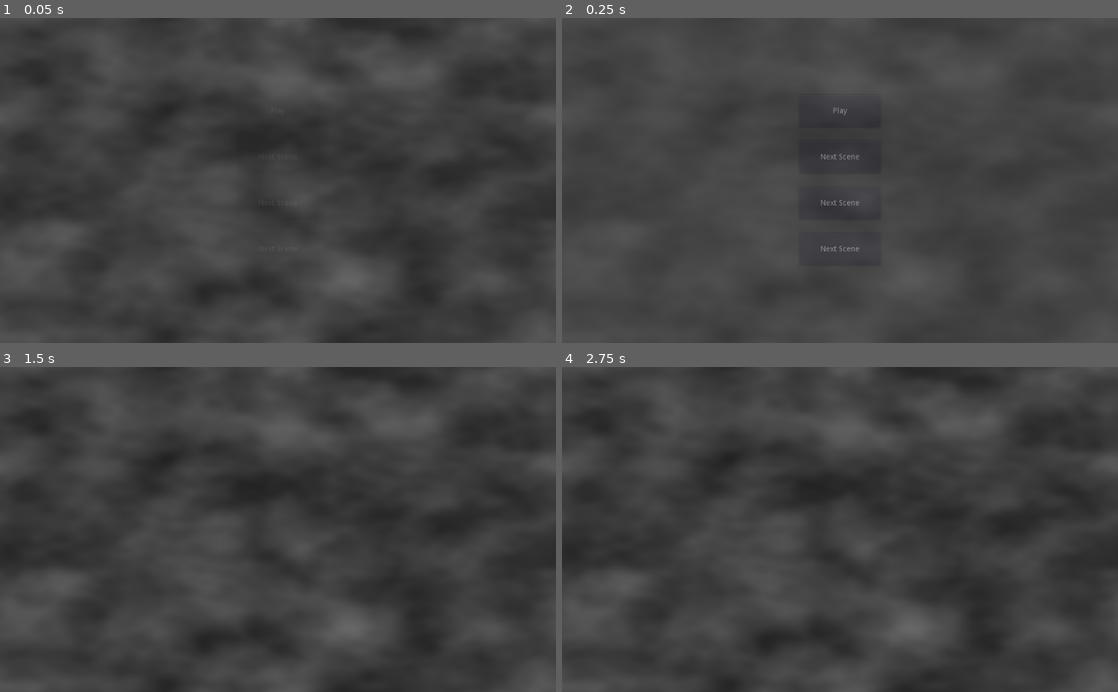
Above: before the commit, frames 1-4 (two rows, left to right).
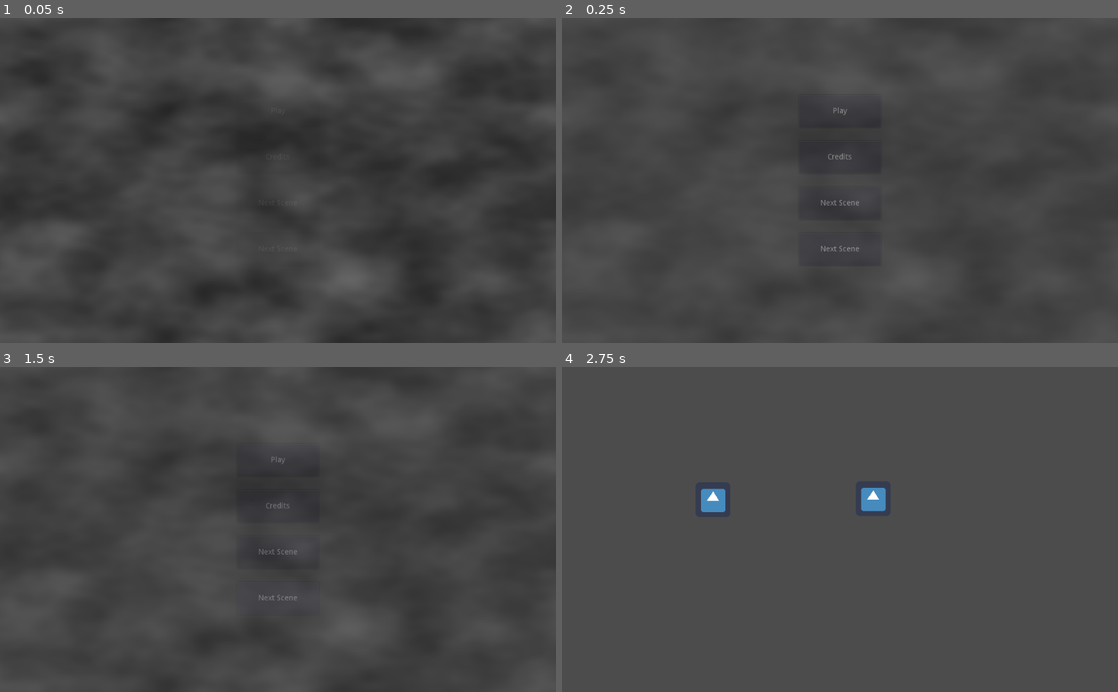
Above: after the commit, the same moments.

Repository: smclaughlan/GWJ52
Game: Godot game, scene res://Main.tscn
The game is run twice, just before and just after one commit, with the same random seed, the same clock (stepped at 60 frames per second) and the same inputs. The engine's default icon, where the game draws it, is replaced by a stand-in: a white triangle on a blue panel in a dark square.
Inputs (mouse positions are in pixels of both pictures, inside the frame that each line leads up to):
- Up to frame 1 (0.05 s): no input
- Up to frame 2 (0.25 s): no input
- Up to frame 3 (1.5 s): click "Next Scene" (after the commit: "Credits") at 0.5 s; click (278, 588) at 1.25 s, where only the run after the commit has a clickable "Main Menu"
- Up to frame 4 (2.75 s): click (840, 461) at 2 s, where only the run after the commit has a clickable "Play"

The runs differ from the first frame. In frame 2, less than 0.1% of the frame differs, in the area x 46-54%, y 41-44%; in frame 3, 0.1%; in frame 4, 17%, in the area x 0-100%, y 0-100%.

Commit message:
added credits scene

Diff:
--- /dev/null
+++ b/GodotProject/Cutscenes/EndScreens/Credits.tscn
@@ -0,0 +1,106 @@
+[gd_scene load_steps=2 format=2]
+
+[ext_resource path="res://_common/GUI/SceneChangeButton.tscn" type="PackedScene" id=1]
+
+[node name="Credits" type="Control"]
+anchor_right = 1.0
+anchor_bottom = 1.0
+
+[node name="CenterContainer" type="CenterContainer" parent="."]
+anchor_right = 1.0
+anchor_bottom = 1.0
+
+[node name="VBoxContainer" type="VBoxContainer" parent="CenterContainer"]
+margin_left = 437.0
+margin_top = 162.0
+margin_right = 587.0
+margin_bottom = 438.0
+alignment = 1
+
+[node name="Contributor1" type="Label" parent="CenterContainer/VBoxContainer"]
+margin_right = 150.0
+margin_bottom = 14.0
+text = "Chungle Down Bim"
+align = 1
+
+[node name="Contributor2" type="Label" parent="CenterContainer/VBoxContainer"]
+margin_top = 18.0
+margin_right = 150.0
+margin_bottom = 32.0
+text = "Plexsoup"
+align = 1
+
+[node name="Contributor3" type="Label" parent="CenterContainer/VBoxContainer"]
+margin_top = 36.0
+margin_right = 150.0
+margin_bottom = 50.0
+text = "ThereIsNoJustice"
+align = 1
+
+[node name="Contributor4" type="Label" parent="CenterContainer/VBoxContainer"]
+margin_top = 54.0
+margin_right = 150.0
+margin_bottom = 68.0
+text = "B1SMRK"
+align = 1
+
+[node name="Contributor5" type="Label" parent="CenterContainer/VBoxContainer"]
+margin_top = 72.0
+margin_right = 150.0
+margin_bottom = 86.0
+text = "Xaeinovis"
+align = 1
+
+[node name="Contributor6" type="Label" parent="CenterContainer/VBoxContainer"]
+margin_top = 90.0
+margin_right = 150.0
+margin_bottom = 104.0
+text = "Jackson Channel 5"
+align = 1
+
+[node name="Contributor7" type="Label" parent="CenterContainer/VBoxContainer"]
+margin_top = 108.0
+margin_right = 150.0
+margin_bottom = 122.0
+text = "Mikuls Lucky"
+align = 1
+
+[node name="Contributor8" type="Label" parent="CenterContainer/VBoxContainer"]
+margin_top = 126.0
+margin_right = 150.0
+margin_bottom = 140.0
+text = "Pitquid"
+align = 1
+
+[node name="Contributor9" type="Label" parent="CenterContainer/VBoxContainer"]
+margin_top = 144.0
+margin_right = 150.0
+margin_bottom = 158.0
+text = "rcbit"
+align = 1
+
+[node name="Contributor10" type="Label" parent="CenterContainer/VBoxContainer"]
+margin_top = 162.0
+margin_right = 150.0
+margin_bottom = 176.0
+text = "Suricato Guerrilheiro"
+align = 1
+
+[node name="Contributor11" type="Label" parent="CenterContainer/VBoxContainer"]
+margin_top = 180.0
+margin_right = 150.0
+margin_bottom = 194.0
+align = 1
+
+[node name="Contributor12" type="Label" parent="CenterContainer/VBoxContainer"]
+margin_top = 198.0
+margin_right = 150.0
+margin_bottom = 212.0
+align = 1
+
+[node name="SceneChangeButton" parent="CenterContainer/VBoxContainer" instance=ExtResource( 1 )]
+margin_top = 216.0
+margin_right = 150.0
+margin_bottom = 276.0
+text = "Main Menu"
+return_to_main = true
--- a/GodotProject/Main.gd
+++ b/GodotProject/Main.gd
@@ -50,6 +50,8 @@
 	fade(Color(.5,.5,.5,0), fadeDuration)
 
 
+func return_to_main():
+	change_scene(first_scene)
 
 func _on_scene_change_requested(new_scene : PackedScene):
 	change_scene(new_scene)
--- a/GodotProject/Scenes/GUI/Menus/MainMenu.tscn
+++ b/GodotProject/Scenes/GUI/Menus/MainMenu.tscn
@@ -1,7 +1,8 @@
-[gd_scene load_steps=3 format=2]
+[gd_scene load_steps=4 format=2]
 
 [ext_resource path="res://_common/GUI/SceneChangeButton.tscn" type="PackedScene" id=1]
 [ext_resource path="res://Scenes/Battle/Battle.tscn" type="PackedScene" id=2]
+[ext_resource path="res://Cutscenes/EndScreens/Credits.tscn" type="PackedScene" id=3]
 
 [node name="MainMenu" type="Control"]
 anchor_right = 1.0
@@ -51,7 +52,8 @@
 margin_right = 587.0
 margin_bottom = 185.0
 size_flags_horizontal = 6
-text = "Next Scene"
+text = "Credits"
+target_scene = ExtResource( 3 )
 
 [node name="SceneChangeButton3" parent="MarginContainer/VBoxContainer/Body" instance=ExtResource( 1 )]
 margin_left = 437.0
--- a/GodotProject/_common/GUI/SceneChangeButton.gd
+++ b/GodotProject/_common/GUI/SceneChangeButton.gd
@@ -1,6 +1,7 @@
 extends Button
 export var target_scene : PackedScene
-export var foo : int
+
+export var return_to_main : bool = false
 
 signal new_scene_requested()
 
@@ -19,4 +20,7 @@
 
 
 func _on_SceneChangeButton_pressed():
-	emit_signal("new_scene_requested", target_scene)
+	if not return_to_main:
+		emit_signal("new_scene_requested", target_scene)
+	else:
+		Global.stage_manager.return_to_main()
